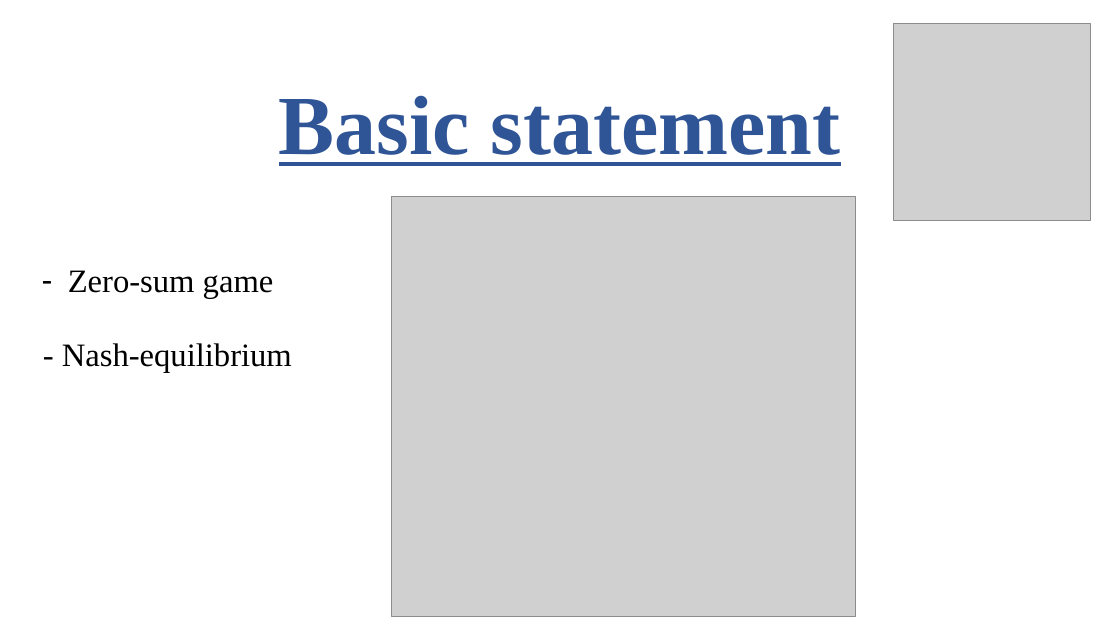
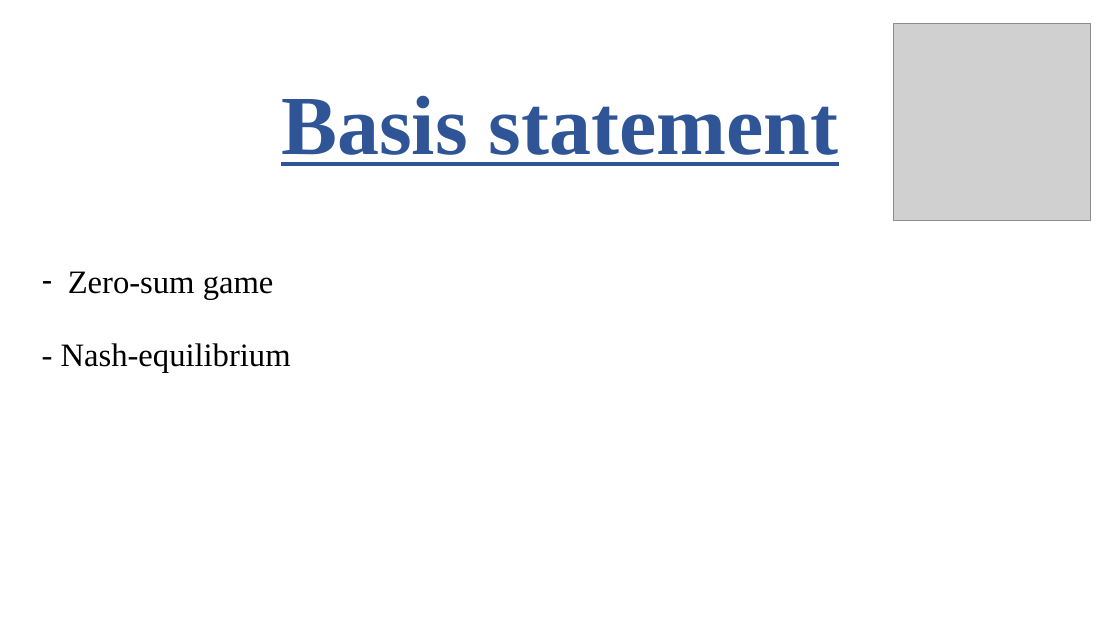
Before and after one commit to robinengels/Anglais, a slide deck: slide 6 of Anglais.pptx (slide 13 before the commit). Drawn at 1120x630 pixels with LibreOffice and Linux fonts; fonts in the diff are those of the drawing; grey boxes stand for pictures. Boxes give left, top, right and bottom in pixels: in the first picture for what was removed or moved away, otherwise in the second. Text is boxed around its words. In the diff, an @@ line names an element or a change of style, - is before the commit and + after.

```diff
--- a/Anglais.pptx
+++ b/Anglais.pptx
@@ text at (x1=281, y1=95, x2=839, y2=166): text changed @@
-Basic statement
+Basis statement
@@ picture removed at (x1=392, y1=197, x2=856, y2=618) @@
```
Also in this commit, not shown: 5 other slides changed, 5 slides added, 14 slides removed.
